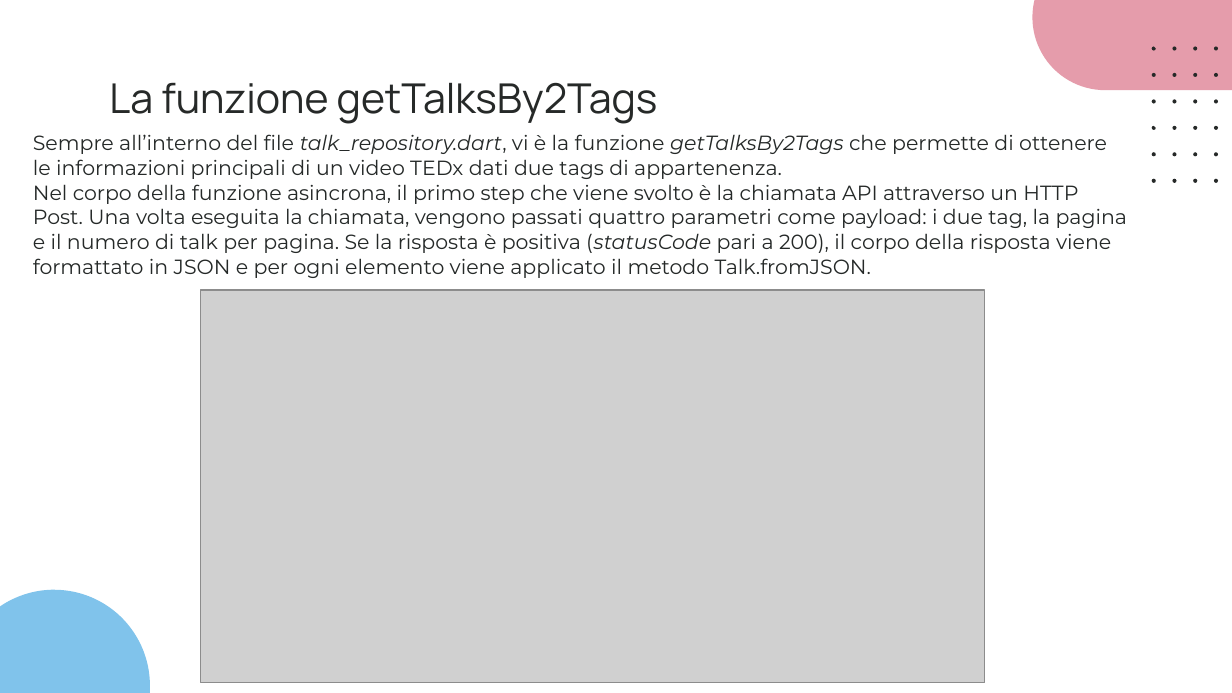
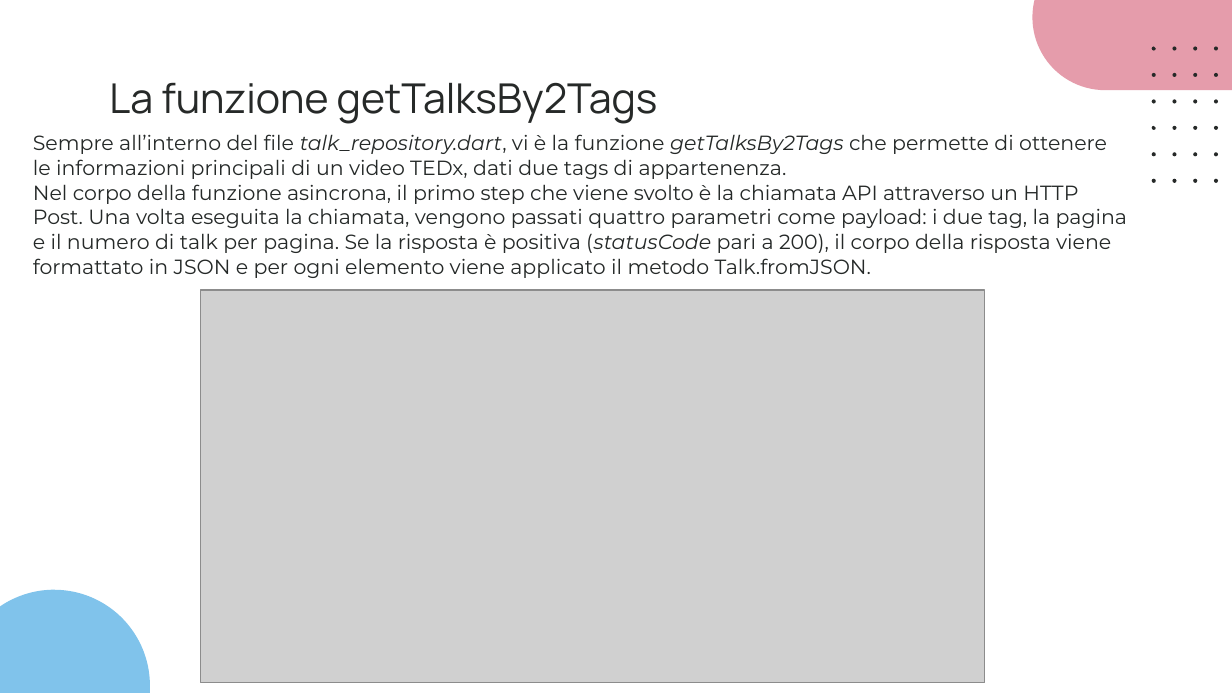
Before and after one commit to slocatelli30/CommuniTEDx, a slide deck: slide 44 of Progetto4.0/CommuniTEDx_4.0.pptx. Drawn at 1232x693 pixels with LibreOffice and Linux fonts; fonts in the diff are those of the drawing; grey boxes stand for pictures. Boxes give left, top, right and bottom in pixels: in the first picture for what was removed or moved away, otherwise in the second. Text is boxed around its words. In the diff, an @@ line names an element or a change of style, - is before the commit and + after.

```diff
--- a/Progetto4.0/CommuniTEDx_4.0.pptx
+++ b/Progetto4.0/CommuniTEDx_4.0.pptx
@@ text at box(33, 134, 1107, 179): text changed @@
-Sempre all’interno del file talk_repository.dart, vi è la funzione getTalksBy2Tags che permette di ottenere le informazioni principali di un video TEDx dati due tags di appartenenza.
+Sempre all’interno del file talk_repository.dart, vi è la funzione getTalksBy2Tags che permette di ottenere le informazioni principali di un video TEDx, dati due tags di appartenenza.
```
Also in this commit, not shown: 7 other slides changed, 2 slides added, 1 other file.
